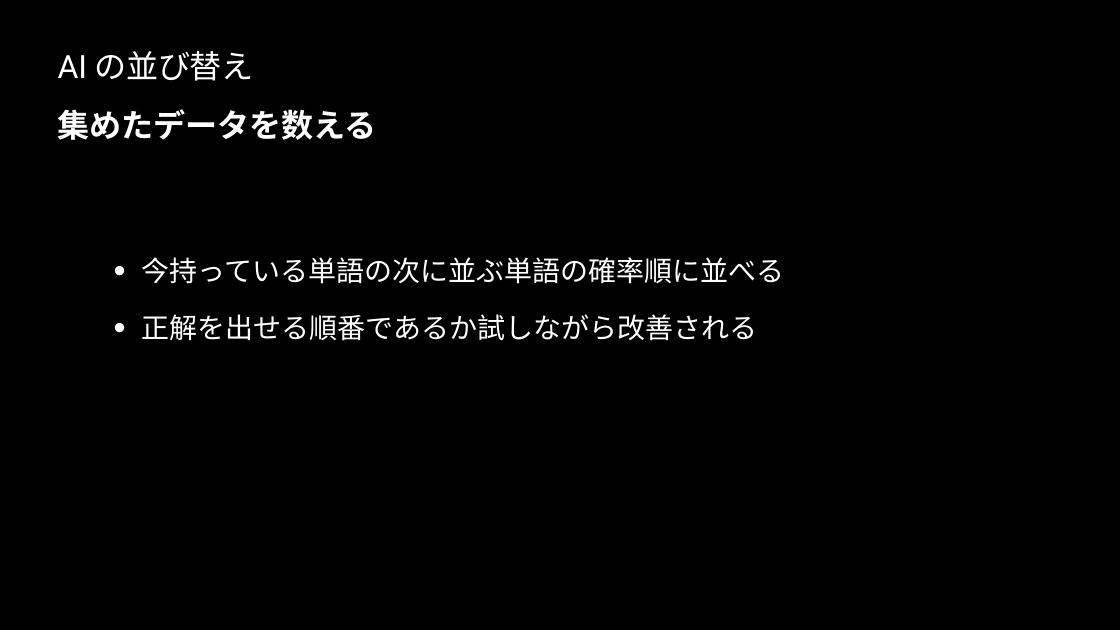
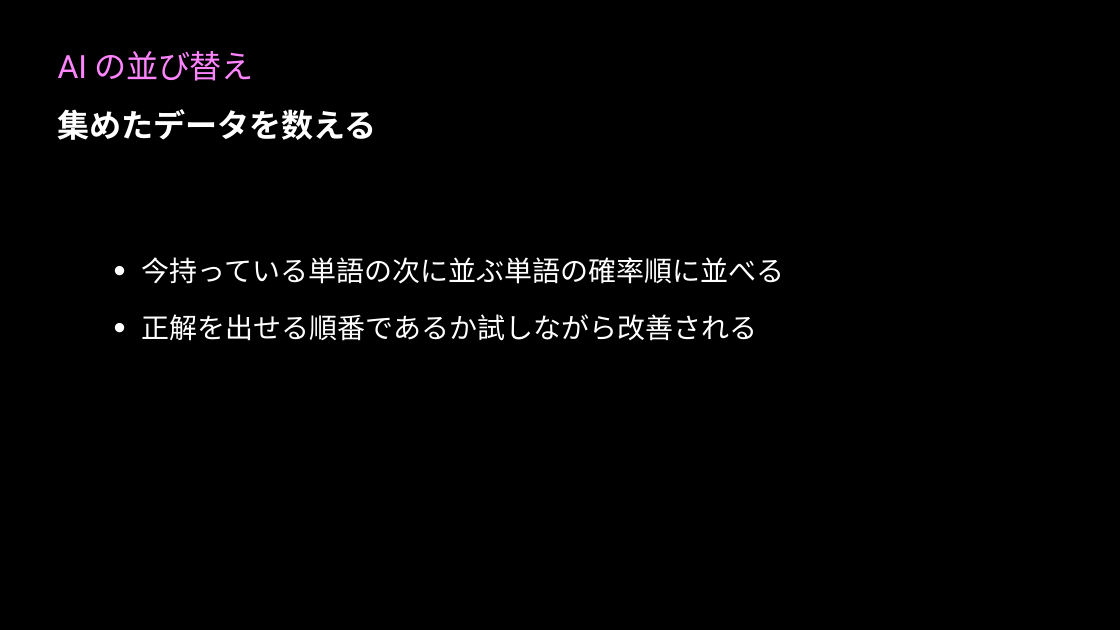
Before and after one commit to madokanishimura-next/genAI_lecture, a slide deck: slide 4 of intro_genAI_slides.pptx. Drawn at 1120x630 pixels with LibreOffice and Linux fonts; fonts in the diff are those of the drawing. Boxes give left, top, right and bottom in pixels: in the first picture for what was removed or moved away, otherwise in the second. Text is boxed around its words. In the diff, an @@ line names an element or a change of style, - is before the commit and + after.

```diff
--- a/intro_genAI_slides.pptx
+++ b/intro_genAI_slides.pptx
@@ title "AI の並び替え" at (58, 51, 254, 81): text colour #FFFFFF to #FF85FF @@
```
Also in this commit, not shown: 5 other slides changed, 3 other files.
